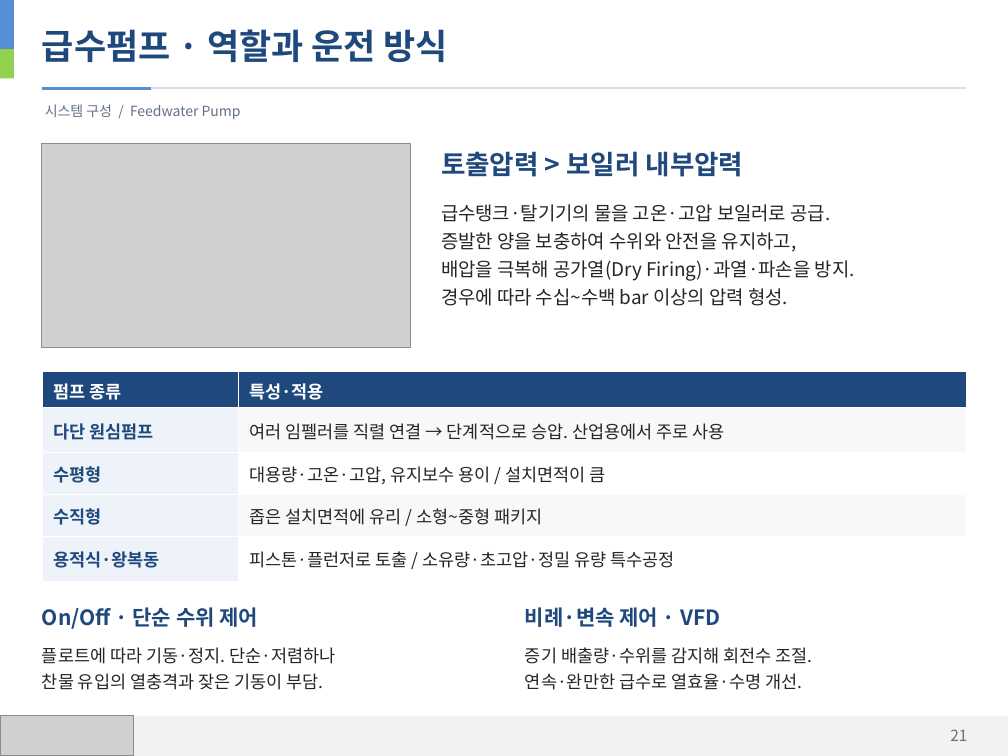
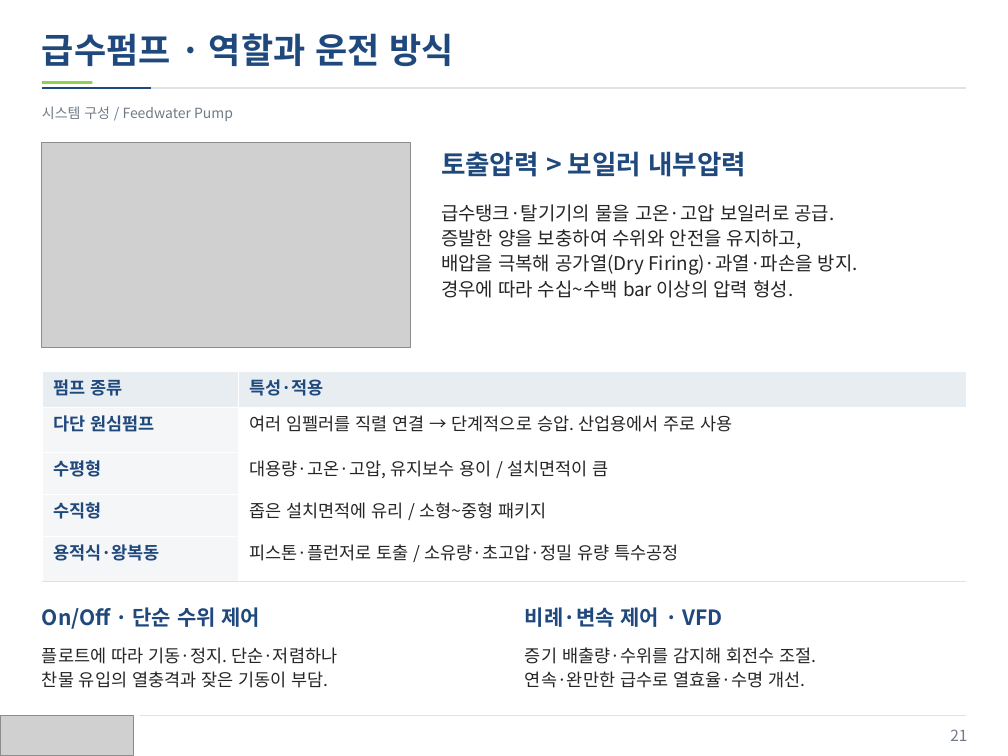
Before and after one commit to jskang5000-arch/my-PPT, a slide deck: slide 21 of KITECH_Boiler.pptx. Drawn at 1008x756 pixels with LibreOffice and Linux fonts; fonts in the diff are those of the drawing; grey boxes stand for pictures. Boxes give left, top, right and bottom in pixels: in the first picture for what was removed or moved away, otherwise in the second. Text is boxed around its words. In the diff, an @@ line names an element or a change of style, - is before the commit and + after.

Commit message:
Refine presentation colors and text alignment

```diff
--- a/KITECH_Boiler.pptx
+++ b/KITECH_Boiler.pptx
@@ text "급수펌프 · 역할과 운전 방식" at (42,33,453,66): line spacing 1.12 to 33.5pt; less space between paragraphs @@
@@ rectangle removed at (0,49,14,79) @@
@@ line (42, 89) - (966, 89): stroke #D6DFE9 1 pt to #DEE3E8 1 pt @@
@@ line (42, 89) - (151, 89): stroke #558ED5 2 pt to #1F497D 1 pt @@
@@ rectangle: place and size @@
-rectangle at (0,0,14,49)
+rectangle at (42,82,93,85)
@@ rectangle at (42,82,93,85): fill #558ED5 to #92D050 @@
@@ text "시스템 구성 / Feedwater Pump" at (42,106,233,121): text colour #627184 to #707B87; line spacing 1.12 to 13.4pt; less space between paragraphs @@
@@ text "토출압력 > 보일러 내부압력" at (441,151,746,177): line spacing 1.12 to 25.5pt; less space between paragraphs @@
@@ text "급수탱크·탈기기의 물을 고온·고압 보일러로 공급." at (441,204,858,298): line spacing 1.12 to 18.1pt; less space between paragraphs @@
@@ table at (42,371,966,581) @@
@@ fill #1F497D to #E8EDF2 in row 1 @@
@@ fill #EDF3F9 to #F5F6F8 in 4 cells @@
@@ fill #F6F8FA to #FFFFFF in 2 cells @@
@@ text colour #FFFFFF to #1F497D in "펌프 종류", "특성·적용" @@
@@ line spacing 1.06 to 16.8pt @@
@@ borders changed @@
@@ text "On/Off · 단순 수위 제어" at (42,607,261,629): line spacing 1.12 to 20.1pt; less space between paragraphs @@
@@ text "비례·변속 제어 · VFD" at (525,607,722,627): line spacing 1.12 to 20.1pt; less space between paragraphs @@
@@ text "플로트에 따라 기동·정지. 단순·저렴하나" at (42,647,337,688): line spacing 1.12 to 16.8pt; less space between paragraphs @@
@@ text "증기 배출량·수위를 감지해 회전수 조절." at (525,647,816,688): line spacing 1.12 to 16.8pt; less space between paragraphs @@
@@ rectangle at (0,716,1008,756): fill #F2F2F2 to #FFFFFF @@
@@ line added from (140, 716) to (966, 716), #DEE3E8 0.6 pt @@
```
Also in this commit, not shown: 33 other slides changed.
